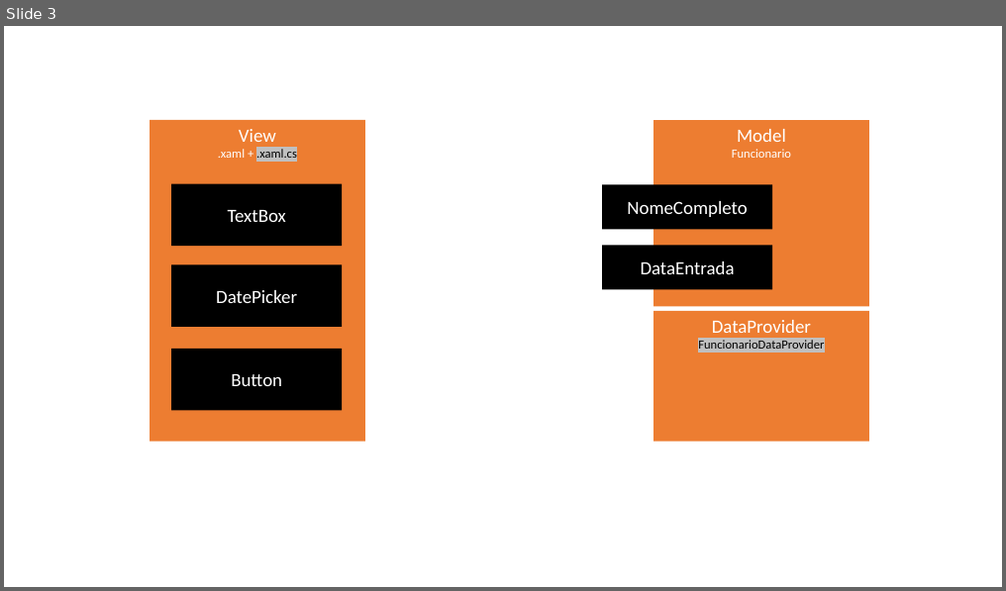
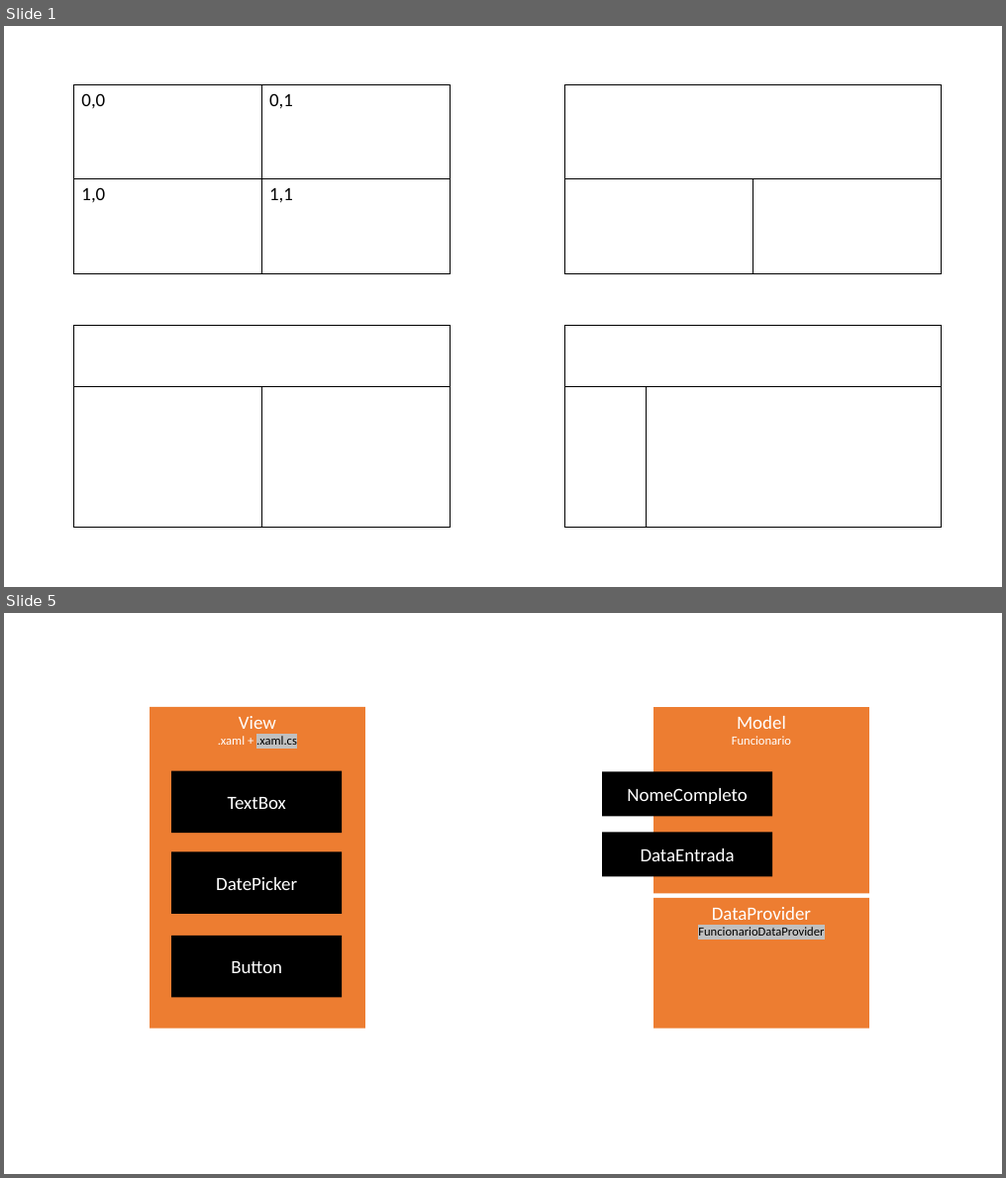
Before and after one commit to gilvandgalindo/desktop-development-csharp, a slide deck: edu/prototipos/presentation.pptx. Shown one above the other, each under a label of ours: slide 3 before the commit, slides 1 and 5 after it; the slides between them are not shown. The pictures are 1006x591 and 1006x1178 pixels, drawn with LibreOffice and Linux fonts; fonts in the diff are those of the drawing. Boxes give left, top, right and bottom in pixels: in the first picture for what was removed or moved away, otherwise in the second. Text is boxed around its words. In the diff, an @@ line names an element or a change of style, - is before the commit and + after.

```diff
--- a/edu/prototipos/presentation.pptx
+++ b/edu/prototipos/presentation.pptx
@@ slide 1 added at (4,26,1002,587), background #FFFFFF @@
@@ table added at (74,85,450,274), 2 rows, 2 columns @@
+0,0 | 0,1
+1,0 | 1,1
@@ table added at (565,85,942,274), 2 rows, 2 columns @@
+ | 
+ | 
@@ table added at (74,325,450,528), 2 rows, 2 columns @@
+ | 
+ | 
@@ table added at (565,325,942,528), 2 rows, 2 columns @@
+ | 
+ | 
@@ what was slide 3 is now slide 5 @@
```
Also in this commit, not shown: 3 other slides added, 2 slides removed, 5 other files.
